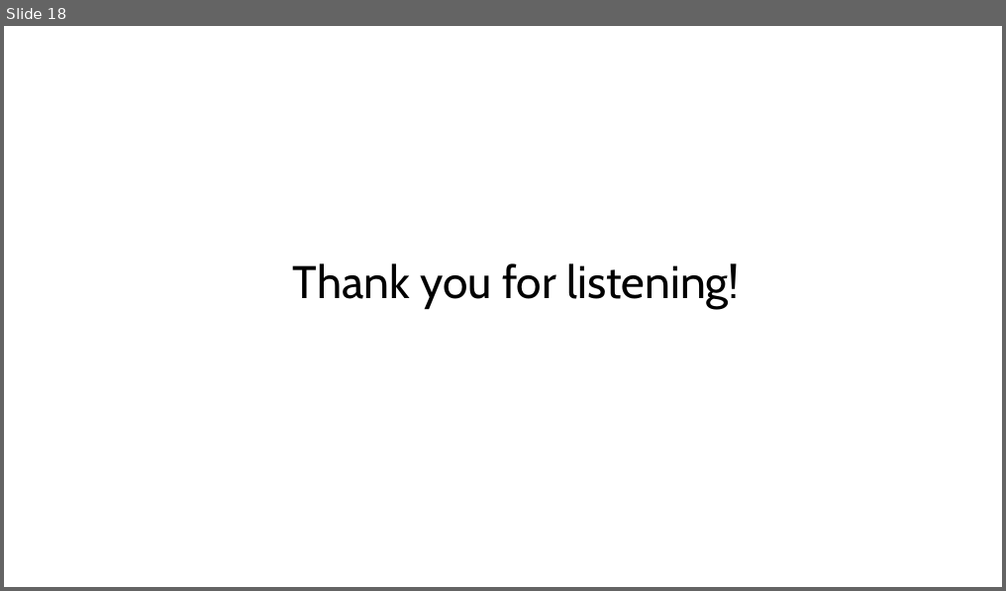
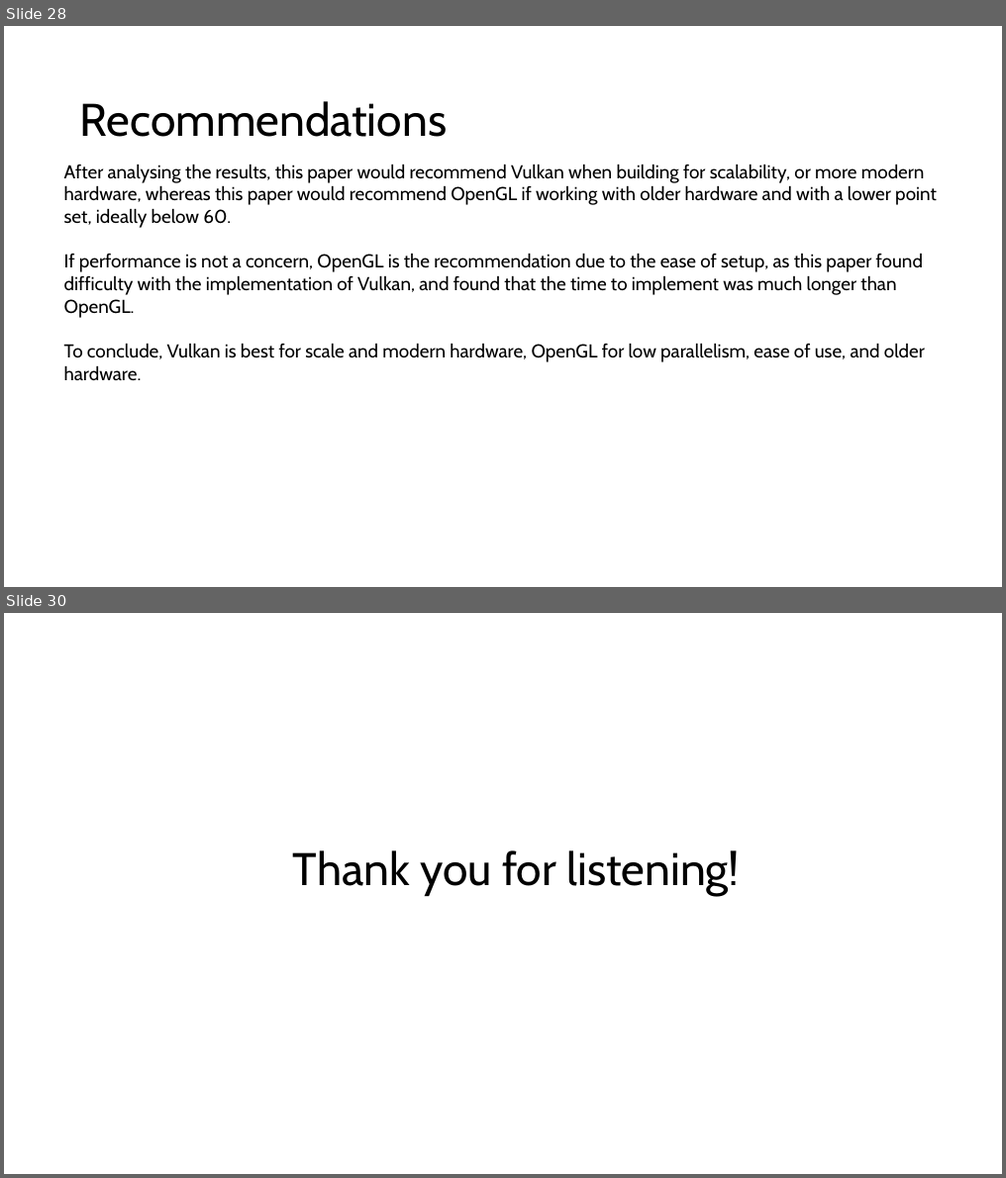
Before and after one commit to SamLGameDev/SamsEngine, a slide deck: Disertation/Proposal Presentation.pptx. Shown one above the other, each under a label of ours: slide 18 before the commit, slides 28 and 30 after it; the slides between them are not shown. The pictures are 1006x591 and 1006x1178 pixels, drawn with LibreOffice and Linux fonts; fonts in the diff are those of the drawing. Boxes give left, top, right and bottom in pixels: in the first picture for what was removed or moved away, otherwise in the second. Text is boxed around its words. In the diff, an @@ line names an element or a change of style, - is before the commit and + after.

```diff
--- a/Disertation/Proposal Presentation.pptx
+++ b/Disertation/Proposal Presentation.pptx
@@ slide 28 added at (x1=4, y1=26, x2=1002, y2=587), background #FFFFFF @@
@@ title added at (x1=80, y1=101, x2=447, y2=137), 44 pt, text #000000 @@
+Recommendations
@@ text added at (x1=64, y1=164, x2=937, y2=380), 18 pt, text #000000 @@
+After analysing the results, this paper would recommend Vulkan when building for scalability, or more modern hardware, whereas this paper would recommend OpenGL if working with older hardware and with a lower point set, ideally below 60.
+If performance is not a concern, OpenGL is the recommendation due to the ease of setup, as this paper found difficulty with the implementation of Vulkan, and found that the time to implement was much longer than OpenGL.
+To conclude, Vulkan is best for scale and modern hardware, OpenGL for low parallelism, ease of use, and older hardware.
@@ what was slide 18 is now slide 30 @@
```
Also in this commit, not shown: 9 slides changed, 14 other slides added, 3 slides removed, 1 other file.
